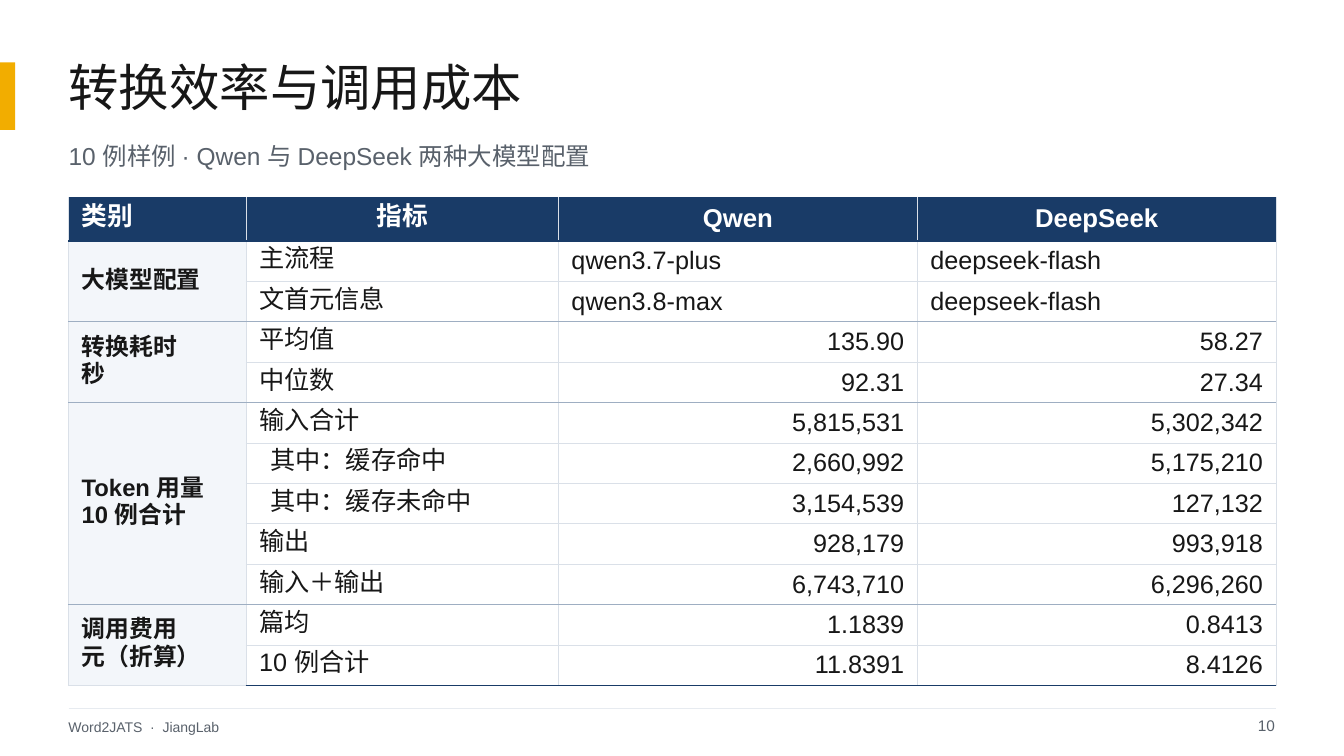
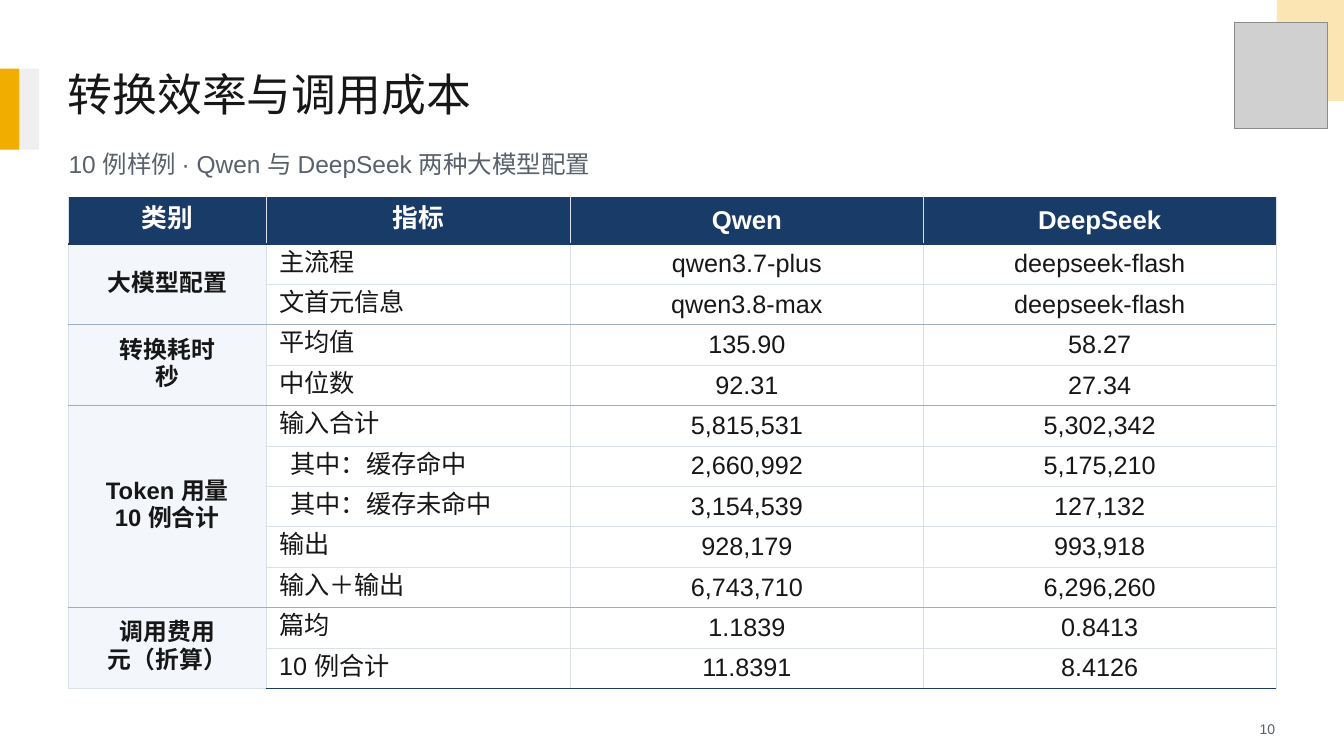
Before and after one commit to Deng-GuiFeng/Word2JATS, a slide deck: slide 10 of 决赛提交/JiangLab-决赛答辩.pptx. Drawn at 1344x756 pixels with LibreOffice and Linux fonts; fonts in the diff are those of the drawing; grey boxes stand for pictures. Boxes give left, top, right and bottom in pixels: in the first picture for what was removed or moved away, otherwise in the second. Text is boxed around its words. In the diff, an @@ line names an element or a change of style, - is before the commit and + after.

Commit message:
fix: restore competition slide template and align finals presentation with original brief

```diff
--- a/决赛提交/JiangLab-决赛答辩.pptx
+++ b/决赛提交/JiangLab-决赛答辩.pptx
@@ picture added at [1235, 22, 1328, 129] @@
@@ freeform shape added at [1277, 0, 1344, 101], fill #FBE6B3 @@
@@ rectangle: place and size @@
-rectangle at [0, 63, 15, 130]
+rectangle at [0, 69, 19, 150]
@@ rectangle at [0, 69, 19, 150]: fill #F2AD00 to #F1AD00 @@
@@ rectangle added at [19, 69, 38, 150], fill #EFEFEF @@
@@ text "转换效率与调用成本": place and size @@
-text "转换效率与调用成本" at [69, 63, 523, 110]
+text "转换效率与调用成本" at [68, 73, 471, 115]
@@ text "转换效率与调用成本" at [68, 73, 471, 115]: size 36 to 32 pt; line spacing 42.5pt to 37.8pt @@
@@ text "10 例样例 · Qwen 与 ...": place and size @@
-text "10 例样例 · Qwen 与 ..." at [69, 144, 590, 170]
+text "10 例样例 · Qwen 与 ..." at [69, 152, 590, 178]
@@ table at [69, 198, 1276, 689] @@
@@ alignment left to centre @@
@@ alignment right to centre @@
@@ line removed from (69, 709) to (1276, 709) @@
@@ text removed at [68, 722, 220, 735] @@
-Word2JATS · JiangLab
@@ text "10" at [1260, 724, 1276, 734]: size 11 to 10 pt; line spacing 13pt to 11.8pt @@
```
Also in this commit, not shown: 11 other slides changed, 1 slide added, 4 other files.
